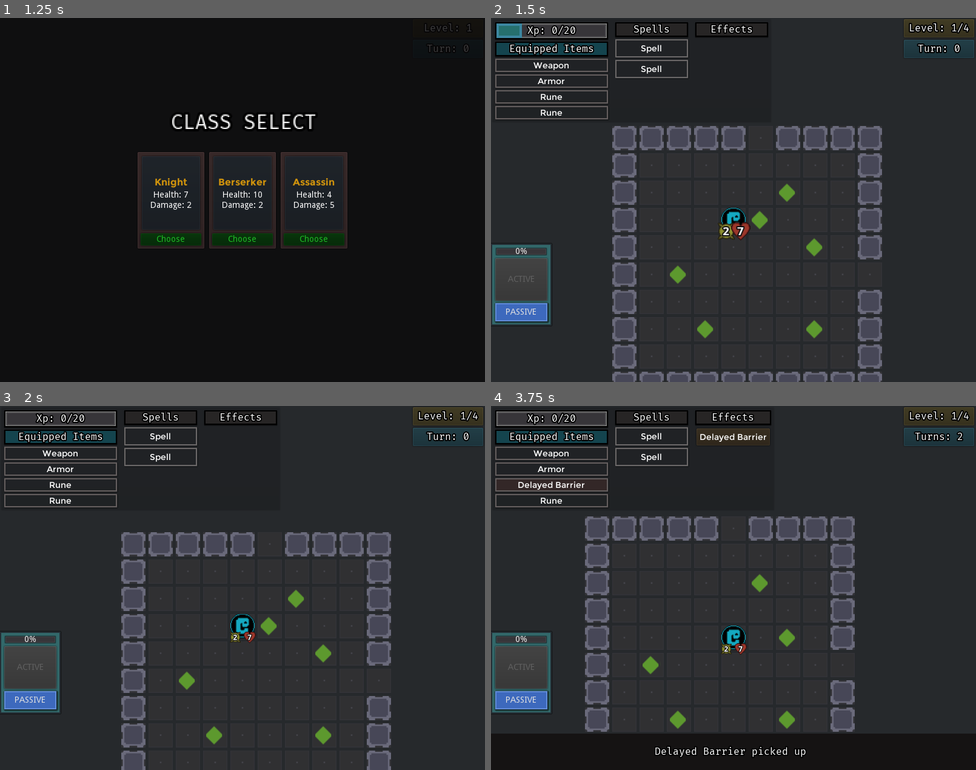
Above: before the commit, frames 1-4 (two rows, left to right).
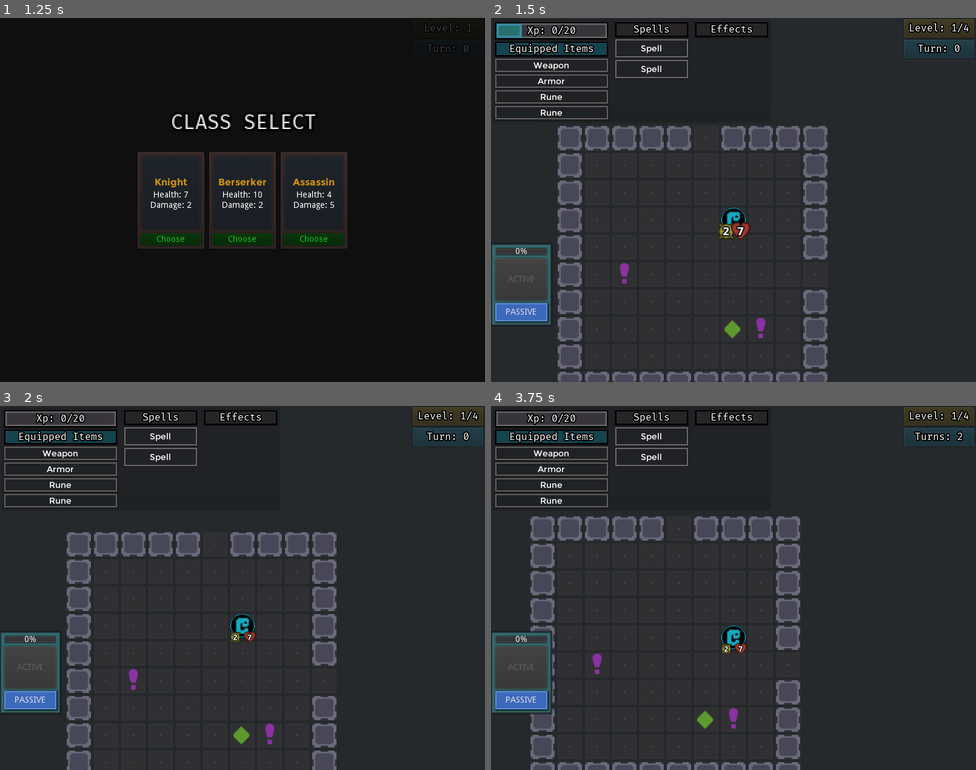
Above: after the commit, the same moments.

Repository: ZenCoderGames/ZRoguelikeGame
Game: Godot game, scene res://scene/main/MainScene.tscn
Two runs of this game, one before a commit and one after it. Both use one fixed random seed, a clock stepped at 60 frames per second and the inputs below.
Inputs (mouse positions are in pixels of both pictures, inside the frame that each line leads up to):
- Up to frame 1 (1.25 s): click "New Game" at 0.5 s
- Up to frame 2 (1.5 s): click "Choose" at 1.25 s
- Up to frame 3 (2 s): no input
- Up to frame 4 (3.75 s): click "PASSIVE" at 2 s; tap Enter at 2.75 s; move the mouse to (733, 624) at 2.77 s; hold Right (move_right) 2.78-3.53 s; tap S (cam_move_down) at 2.85 s; tap Space at 3.5 s; move the mouse to (636, 606) at 3.52 s; hold Down (move_down) from 3.53 s (still down); tap A (cam_move_left) at 3.6 s

Frame 1 is identical in both runs. In frame 2, 12% of the frame differs, in the area x 13-81%, y 29-100%; in frame 3, 11%; in frame 4, 20%, in the area x 0-100%, y 1-100%.

Commit message:
Spell cooldowns

Diff:
--- a/entity/characters/Player.tscn
+++ b/entity/characters/Player.tscn
@@ -41,8 +41,6 @@
 texture = ExtResource( 1 )
 script = ExtResource( 3 )
 
-[node name="DamageText" parent="." instance=ExtResource( 2 )]
-
 [node name="LevelUpAnimation" type="AnimatedSprite" parent="."]
 unique_name_in_owner = true
 visible = false
@@ -51,7 +49,7 @@
 scale = Vector2( 0.75, 0.75 )
 frames = SubResource( 5 )
 animation = "levelUpLoop"
-frame = 2
+frame = 1
 playing = true
 
 [node name="LevelUpLabel" type="Label" parent="."]
@@ -68,3 +66,14 @@
 valign = 1
 
 [node name="CharacterUI" parent="." instance=ExtResource( 6 )]
+
+[node name="DamageText" parent="." instance=ExtResource( 2 )]
+anchor_left = 0.5
+anchor_top = 0.5
+anchor_right = 0.5
+anchor_bottom = 0.5
+margin_left = -46.0
+margin_top = -36.0
+margin_right = 14.0
+margin_bottom = 4.0
+text = "Immune"
--- /dev/null
+++ b/entity/effects/Effect_StatusEffect_Stun.tscn
@@ -0,0 +1,11 @@
+[gd_scene load_steps=3 format=2]
+
+[ext_resource path="res://sourceArt/Random/Circle.png" type="Texture" id=1]
+[ext_resource path="res://scripts/battle/instance/effects/EffectInstance.gd" type="Script" id=2]
+
+[node name="BaseFX" type="Sprite"]
+self_modulate = Color( 0.152941, 0.137255, 0.137255, 1 )
+position = Vector2( 208, 169 )
+scale = Vector2( 1.2, 1.2 )
+texture = ExtResource( 1 )
+script = ExtResource( 2 )
--- a/resource/spells.json
+++ b/resource/spells.json
@@ -2,6 +2,7 @@
 	"spells": [
 		{
 			"id": "SPELL_LIGHTNING_BOLT",
+			"cooldown": 10,
 			"timeline": [
 				{
 					"type": "FIND_TARGETS",
@@ -20,6 +21,7 @@
 		},
 		{
 			"id": "SPELL_WHIRLWIND",
+			"cooldown": 10,
 			"timeline": [
 				{
 					"type": "FIND_TARGETS",
@@ -38,6 +40,7 @@
 		},
 		{
 			"id": "SPELL_LIFE_DRAIN",
+			"cooldown": 10,
 			"timeline": [
 				{
 					"type": "FIND_TARGETS",
@@ -56,6 +59,7 @@
 		},
 		{
 			"id": "SPELL_FORCE_PUSH",
+			"cooldown": 5,
 			"timeline": [
 				{
 					"type": "FIND_TARGETS",
@@ -75,6 +79,7 @@
 		},
 		{
 			"id": "SPELL_PROTECTION",
+			"cooldown": 10,
 			"timeline": [
 				{
 					"type": "ADD_STATUS_EFFECT",
--- a/scene/main/MainScene.tscn
+++ b/scene/main/MainScene.tscn
@@ -43,7 +43,7 @@
 [node name="Battle" type="Node2D" parent="."]
 script = ExtResource( 4 )
 doorsStayOpenDuringBattle = true
-debugSpawnItems = [ "ITEM_SWORD_00", "ITEM_WOODEN_PLATE", "RUNE_VAMPIRIC", "RUNE_DELAYED_BARRIER", "RUNE_CRITICAL_STUN" ]
+debugSpawnItems = [ "ITEM_SPELL_LIGHTNING_BOLT", "ITEM_SPELL_WHIRLWIND" ]
 setPlayerInvulnerable = true
 setEnemiesInvulnerable = true
 
--- a/scripts/battle/Dungeon.gd
+++ b/scripts/battle/Dungeon.gd
@@ -359,7 +359,7 @@
 	player.cell.room.pre_update_entities()
 
 	if player.status.is_stunned():
-		_on_player_turn_completed()
+		player.skip_turn()
 	else:
 		# Wait for Player Turn
 		pass
--- a/scripts/battle/data/spells/SpellData.gd
+++ b/scripts/battle/data/spells/SpellData.gd
@@ -3,6 +3,7 @@
 
 """{
     "id": "LIGHTNING_BOLT",
+    "cooldown": 10,
     "timeline": [
         {
             "type": "FIND_TARGETS",
@@ -21,10 +22,12 @@
 }"""
 
 var id:String
+var cooldown:int
 var timeline:Array
 
 func _init(spellDataJS):
     id = spellDataJS["id"]
+    cooldown = spellDataJS["cooldown"]
     var timelineJSList = spellDataJS["timeline"]
     for actionJS in timelineJSList:
         var newActionData:ActionData = ActionDataTypes.create(actionJS)
--- a/scripts/battle/instance/characters/Character.gd
+++ b/scripts/battle/instance/characters/Character.gd
@@ -75,10 +75,10 @@
 	team = teamVal
 	if team == Constants.TEAM.PLAYER:
 		originalColor = GameGlobals.battleInstance.view.playerDamageColor
-		damageText.self_modulate = GameGlobals.battleInstance.view.enemyDamageColor
+		#damageText.self_modulate = GameGlobals.battleInstance.view.enemyDamageColor
 	elif team == Constants.TEAM.ENEMY:
 		originalColor = GameGlobals.battleInstance.view.enemyDamageColor
-		damageText.self_modulate = GameGlobals.battleInstance.view.playerDamageColor
+		#damageText.self_modulate = GameGlobals.battleInstance.view.playerDamageColor
 
 	# Stats
 	for statData in charData.statDataList:
@@ -349,6 +349,7 @@
 func reset_color():
 	self.self_modulate = originalColor
 
+# Deprecated
 func show_damage_text(entity, dmg):
 	if entity==null:
 		return
@@ -357,32 +358,25 @@
 		damageText.modulate = GameGlobals.battleInstance.view.playerDamageColor
 	else:
 		damageText.modulate = GameGlobals.battleInstance.view.enemyDamageColor"""
+	_show_generic_text(entity, str(dmg), 0.35)
+
+func show_blocked_text(entity):
+	_show_generic_text(entity, "Immune")
+
+func show_critical(entity):
+	_show_generic_text(entity, "Crit")
+
+func show_stun():
+	_show_generic_text(self, "Stun")
+
+func show_stunned():
+	_show_generic_text(self, "Stunned")
+
+func _show_generic_text(entity, val:String, duration:float=1.0):
 	damageText.visible = true
-	damageText.text = str(dmg)
+	damageText.text = val
 	_create_damage_text_tween(entity)
-	yield(get_tree().create_timer(0.35), "timeout")
-	damageText.visible = false
-
-func show_blocked_text(entity):
-	"""if(entity.team == Constants.TEAM.PLAYER):
-		damageText.modulate = GameGlobals.battleInstance.view.playerDamageColor
-	else:
-		damageText.modulate = GameGlobals.battleInstance.view.enemyDamageColor"""
-	damageText.visible = true
-	damageText.text = "Immune"
-	_create_damage_text_tween(entity)
-	yield(get_tree().create_timer(0.5), "timeout")
-	damageText.visible = false
-
-func show_critical(entity):
-	"""if(entity.team == Constants.TEAM.PLAYER):
-		damageText.modulate = GameGlobals.battleInstance.view.playerDamageColor
-	else:
-		damageText.modulate = GameGlobals.battleInstance.view.enemyDamageColor"""
-	damageText.visible = true
-	damageText.text = "Crit"
-	_create_damage_text_tween(entity)
-	yield(get_tree().create_timer(0.5), "timeout")
+	yield(get_tree().create_timer(duration), "timeout")
 	damageText.visible = false
 
 func _create_damage_text_tween(entity):
@@ -402,8 +396,9 @@
 	elif dirn==Constants.DIRN_TYPE.DOWN:
 		startPos = Vector2(0, 0)
 		endPos = Vector2(0, 10)
-	Utils.create_tween_vector2(damageText, "rect_position", startPos, endPos, 0.25, Tween.TRANS_BOUNCE, Tween.EASE_OUT)
-	#Utils.create_tween_vector2(damageText, "rect_size", Vector2(20,20), Vector2(40,40), 0.25, Tween.TRANS_BOUNCE, Tween.EASE_OUT)
+	#Utils.create_tween_vector2(damageText, "rect_position", startPos, endPos, 0.25, Tween.TRANS_BOUNCE, Tween.EASE_OUT)
+	#Utils.create_tween_vector2(damageText, "rect_position", startPos, startPos, 0.25, Tween.TRANS_LINEAR, Tween.EASE_IN)
+	Utils.create_tween_vector2(damageText, "rect_size", Vector2(20,20), Vector2(40,40), 0.25, Tween.TRANS_LINEAR, Tween.EASE_OUT)
 
 func pre_update():
 	successfulDamageThisFrame = 0
@@ -441,7 +436,8 @@
 
 # SPELLS
 func on_spell_activated(_spellItem):
-	on_turn_completed()
+	pass
+	#on_turn_completed()
 
 # STATUS EFFECTS
 func add_status_effect(sourceChar:Character, statusEffectData:StatusEffectData):
@@ -451,12 +447,19 @@
 	if sourceChar!=self:
 		sourceChar.emit_signal("OnStatusEffectAddedToEnemy", self, statusEffect)
 	on_stats_changed()
+	_update_status_effect_visuals()
+
 	return statusEffect
 
 func remove_status_effect(statusEffect):
 	statusEffectList.erase(statusEffect)
 	emit_signal("OnStatusEffectRemoved", self, statusEffect)
 	on_stats_changed()
+	#_update_status_effect_visuals()
+
+func _update_status_effect_visuals():
+	if status.is_stunned():
+		show_stun()
 
 func has_status_effect(statusEffectId:String):
 	for statusEffect in statusEffectList:
@@ -541,6 +544,11 @@
 # TURNS
 func on_turn_completed():
 	emit_signal("OnTurnCompleted")
+
+func skip_turn():
+	if status.is_stunned():
+		show_stunned()
+	on_turn_completed()
 
 # HELPERS
 func is_in_room(room):
--- a/scripts/battle/instance/characters/EnemyCharacter.gd
+++ b/scripts/battle/instance/characters/EnemyCharacter.gd
@@ -28,7 +28,7 @@
 				return
 
 	if status.is_stunned():
-		on_turn_completed()
+		skip_turn()
 		return
 
 	if GameGlobals.dungeon.player.status.is_invisible():
--- a/scripts/battle/instance/items/Item.gd
+++ b/scripts/battle/instance/items/Item.gd
@@ -32,8 +32,7 @@
 
 func activate():
 	if spell!=null:
-		if spell.can_activate():
-			spell.activate()
+		spell.activate()
 
 func picked():
 	if cell.entityObject!=null:
--- a/scripts/battle/instance/spells/Spell.gd
+++ b/scripts/battle/instance/spells/Spell.gd
@@ -3,6 +3,7 @@
 var character
 var spellData:SpellData
 var timelineActions:Array
+var _cooldownTimer:int
 
 func _init(spellDataDef, characterRef):
 	character = characterRef
@@ -12,10 +13,22 @@
 		if(action!=null):
 			timelineActions.append(action)
 
-# add mana or stamina here
+	_cooldownTimer = -1
+
 func can_activate():
-	return true
+	return !is_on_cooldown()
+
+func is_on_cooldown():
+	return _cooldownTimer>=0 && GameGlobals.dungeon.turnsTaken-_cooldownTimer<spellData.cooldown
 
 func activate():
 	for action in timelineActions:
 		action.execute()
+
+	_cooldownTimer = GameGlobals.dungeon.turnsTaken
+
+func get_remaining_cooldown():
+	if _cooldownTimer==-1:
+		return 0
+
+	return spellData.cooldown - (GameGlobals.dungeon.turnsTaken-_cooldownTimer)
--- a/scripts/battle/ui/SpellItemUI.gd
+++ b/scripts/battle/ui/SpellItemUI.gd
@@ -9,6 +9,8 @@
 	spellItem = spellItemObj
 	self.text = spellItem.get_display_name()
 	self.disabled = false
+	CombatEventManager.connect("OnStartTurn", self, "_on_start_turn")
+	GameGlobals.dungeon.player.equipment.connect("OnSpellActivated", self, "_on_spell_activated")
 
 func init_as_empty(name:String):
 	spellItem = null
@@ -17,6 +19,8 @@
 	self.disabled = true
 
 func revert_as_empty():
+	GameGlobals.dungeon.player.equipment.disconnect("OnSpellActivated", self, "_on_spell_activated")
+	CombatEventManager.disconnect("OnStartTurn", self, "_on_start_turn")
 	spellItem = null
 	self.text = _name
 	self.disabled = true
@@ -28,3 +32,19 @@
 func _on_mouse_exited():
 	if spellItem!=null:
 		CombatEventManager.on_hide_info()
+
+func _on_start_turn():
+	_refresh_ui()
+
+func _refresh_ui():
+	var remainingCooldown:int = spellItem.spell.get_remaining_cooldown()
+	if remainingCooldown>0:
+		self.text = spellItem.get_display_name() + " (" + str(remainingCooldown) + ")"
+		self.disabled = true
+	else:
+		self.text = spellItem.get_display_name()
+		self.disabled = false
+
+func _on_spell_activated(spellItemObj):
+	if spellItemObj==spellItem:
+		_refresh_ui()
--- a/ui/battle/DamageText.tscn
+++ b/ui/battle/DamageText.tscn
@@ -15,6 +15,7 @@
 margin_right = 29.0
 margin_bottom = -5.0
 custom_fonts/font = SubResource( 2 )
-text = "10"
+text = "Immune
+f"
 align = 1
 valign = 1
Not shown, changed: todoProgress.txt
